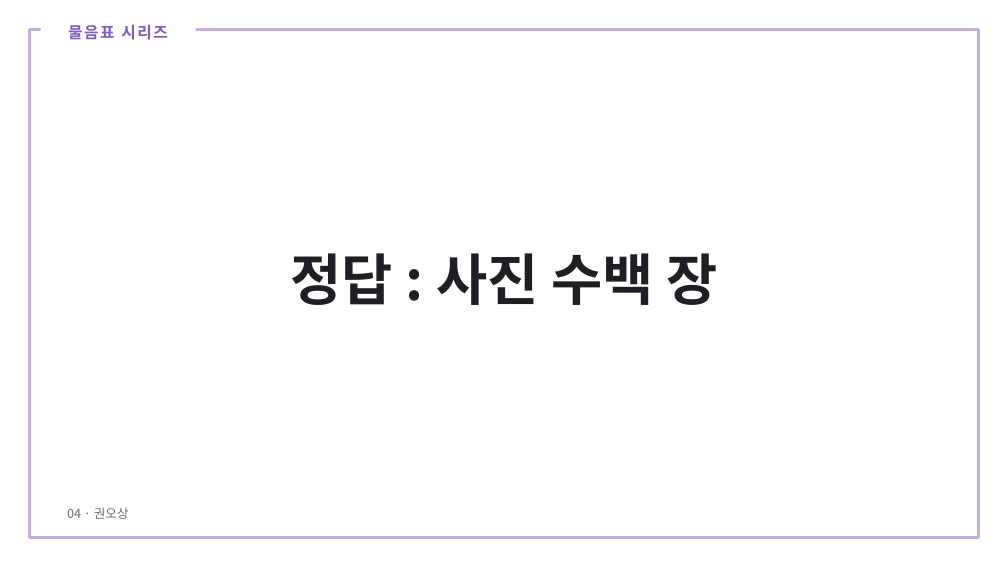
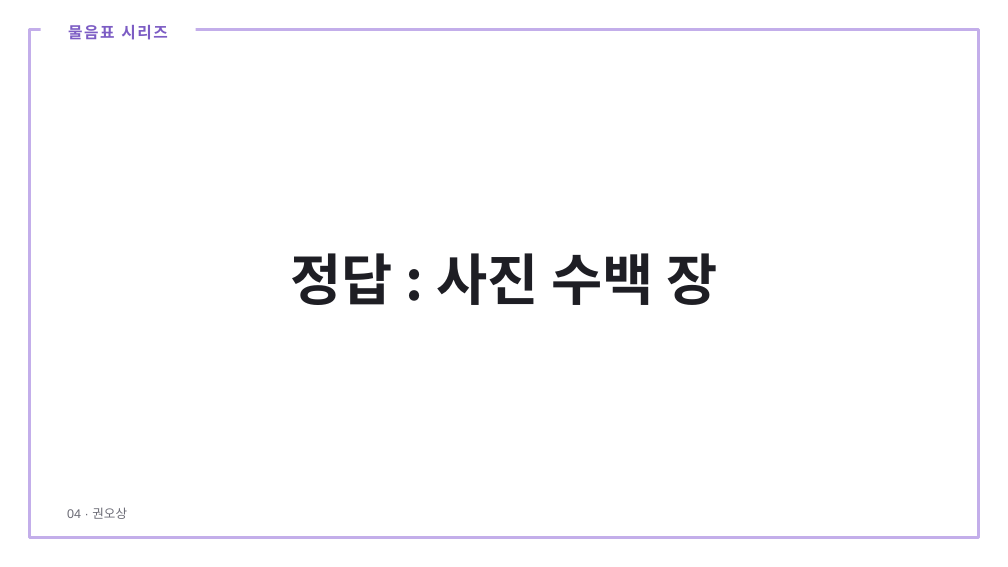
Before and after one commit to joyhanju/joyhanju.github.io, a slide deck: slide 34 of materials/this-is-art/이것도미술이에요_수업PPT.pptx. Drawn at 1008x567 pixels with LibreOffice and Linux fonts; fonts in the diff are those of the drawing. Boxes give left, top, right and bottom in pixels: in the first picture for what was removed or moved away, otherwise in the second. Text is boxed around its words. In the diff, an @@ line names an element or a change of style, - is before the commit and + after.

```diff
--- a/materials/this-is-art/이것도미술이에요_수업PPT.pptx
+++ b/materials/this-is-art/이것도미술이에요_수업PPT.pptx
@@ text "04 · 권오상" at [67, 507, 127, 519]: font Noto Sans CJK KR to Arial @@
```
Also in this commit, not shown: 83 other slides changed, 9 other files.
